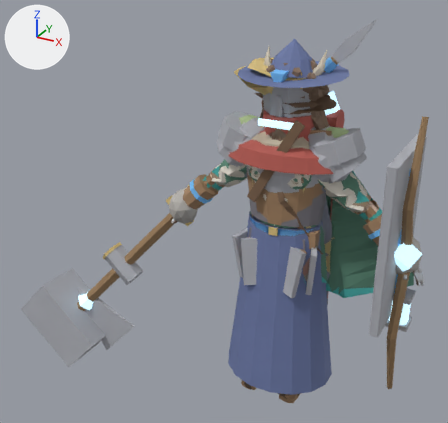
Before and after pictures for a commit that changed the Blender file art/creator/humanoid_slim/humanoid_slim_masculine.blend.
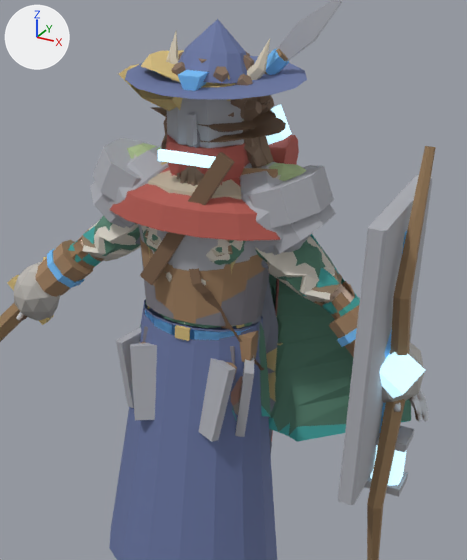
Each version is shown whole from a camera (50 mm lens) standing at (1.19, -2.84, 2.46) and looking at (-0.42, 0.08, 1.0), then close up on the part from 36% to 100% of the width and 6% to 88% of the height. The lights are fixed; the arrows at upper left show +X, +Y and +Z. The first two pictures are the older version.

The first close-up shows 'part.head.great_helm', 'part.head.wide_hat', 'part.offhand.bow', 'part.offhand.tower_shield', 'part.shoulders.mantle', 'part.shoulders.ranger_cloak', 'part.shoulders.slabs', 'part.torso.jerkin', 'part.torso.ranger_tunic', 'part.torso.robe', 'part.torso.sleeved_shirt', 'part.waist.tassets' and 39 more.
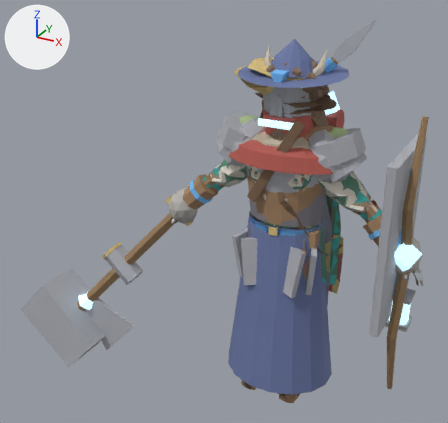
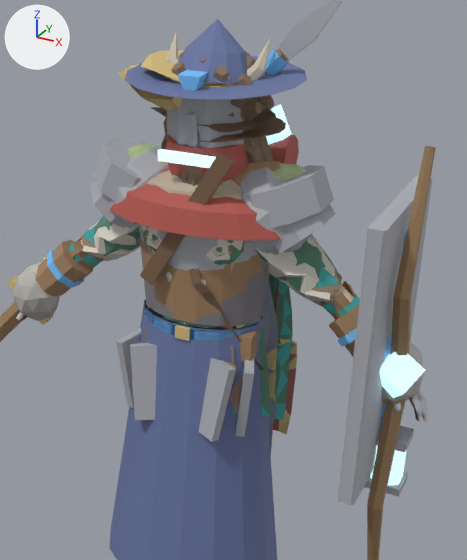
Edits to the bpy script that builds the scene:
```text
Change me_part_shoulders_ranger_cloak:
    used by ob_part_shoulders_ranger_cloak; location = (0.0, 0.0, 0.0)
    remove me_part_shoulders_ranger_cloak.from_pydata(...)  # 779 vertices, 1145 faces; spans x -0.113..0.676, y -0.103..0.227, z 0.642..1.615
    add me_part_shoulders_ranger_cloak.from_pydata(...)  # 646 vertices, 961 faces; spans x -0.112..0.297, y -0.096..0.177, z 0.686..1.624
    me_part_shoulders_ranger_cloak part 1: the loose piece of 428 vertices spanning x -0.089..0.676, y -0.04..0.227, z 0.649..1.608 is rebuilt with 314 vertices and now spans x -0.104..0.275, y -0.013..0.172, z 0.692..1.624
    me_part_shoulders_ranger_cloak part 2: the loose piece of 51 vertices spanning x 0.05..0.25, y -0.093..-0.01, z 1.48..1.608 is rebuilt with 46 vertices and now spans x 0.054..0.237, y -0.084..0.01, z 1.496..1.624
    me_part_shoulders_ranger_cloak part 3: 15 loose pieces with 138 vertices, spanning x -0.042..0.676, y -0.028..0.227, z 0.642..1.592, are deleted
    me_part_shoulders_ranger_cloak part 4: 103 vertices removed from x -0.11..0.343, y -0.103..0.165, z 0.657..1.591; 215 vertices added at x -0.112..0.297, y -0.096..0.177, z 0.686..1.598
    other edits to the shape of me_part_shoulders_ranger_cloak do not show in these pictures
```

Changed parts and their boxes (x1, y1, x2, y2) in the close-ups (467 x 560 px):
'part.shoulders.ranger_cloak', reshaped
    before: (239, 168, 411, 442)
    after: (234, 161, 293, 419)
part 1 of me_part_shoulders_ranger_cloak, rebuilt
    before: (269, 236, 411, 435)
    after: (269, 274, 292, 393)
part 2 of me_part_shoulders_ranger_cloak, rebuilt
    before: (239, 168, 278, 178)
    after: (234, 161, 280, 185)
part 3 of me_part_shoulders_ranger_cloak, deleted (mostly hidden)
    before: (279, 236, 407, 442)
part 4 of me_part_shoulders_ranger_cloak, cut back (mostly hidden before)
    before: (269, 234, 313, 432)
    after: (275, 278, 293, 419)
